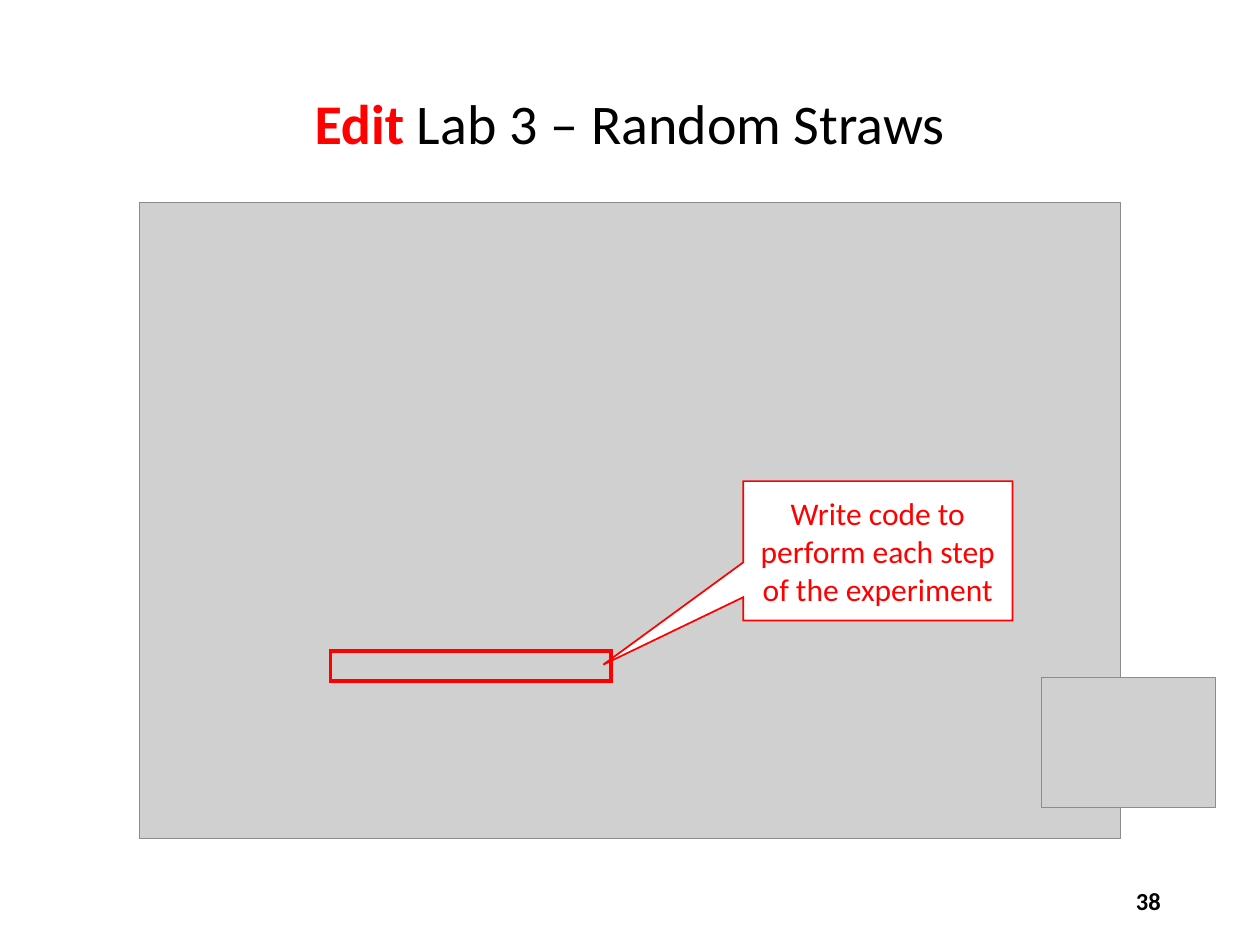
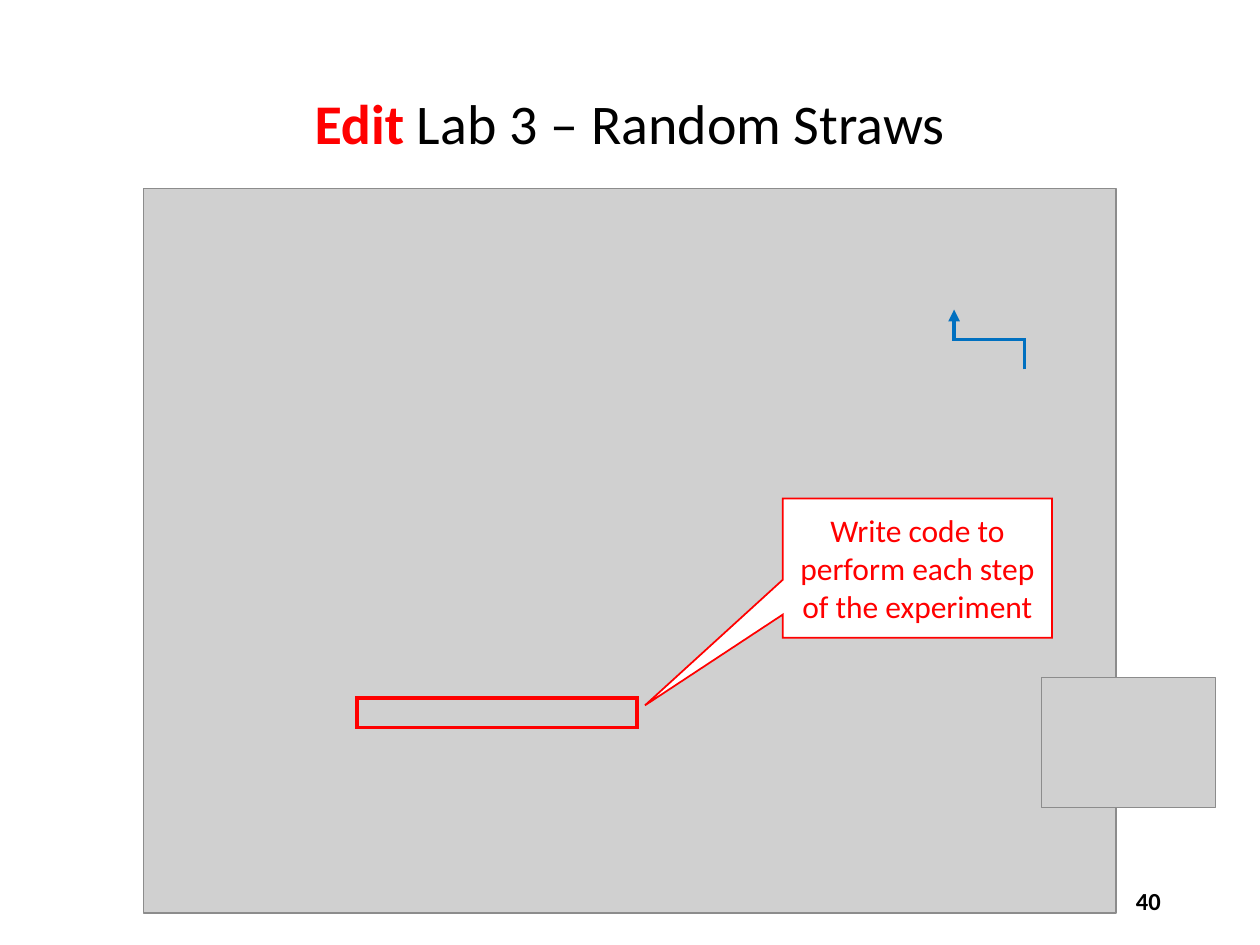
Before and after one commit to dbiersach/scicomp301-cpp-linux, a slide deck: slide 40 of session06/Session 06 - Statistics, Euler Line.pptx (slide 38 before the commit). Drawn at 1260x945 pixels with LibreOffice and Linux fonts; fonts in the diff are those of the drawing; grey boxes stand for pictures. Boxes give left, top, right and bottom in pixels: in the first picture for what was removed or moved away, otherwise in the second. Text is boxed around its words. In the diff, an @@ line names an element or a change of style, - is before the commit and + after.

```diff
--- a/session06/Session 06 - Statistics, Euler Line.pptx
+++ b/session06/Session 06 - Statistics, Euler Line.pptx
@@ picture: place and size @@
-picture at [139, 203, 1120, 839]
+picture at [144, 189, 1116, 914]
@@ elbow arrow added from (1024, 369) to (954, 310), #0070C0 2.25 pt @@
@@ speech box "Write code to perform each ...": place and size @@
-speech box "Write code to perform each ..." at [743, 481, 1013, 621]
+speech box "Write code to perform each ..." at [782, 499, 1052, 639]
@@ speech box "Write code to perform each ..." at [782, 499, 1052, 639]: proportions changed @@
@@ rectangle: place and size @@
-rectangle at [330, 651, 610, 682]
+rectangle at [357, 698, 636, 728]
@@ page number at [1136, 894, 1161, 910]: text changed @@
-38
+40
```
Also in this commit, not shown: 4 other slides changed, 2 slides added, 3 other files.
